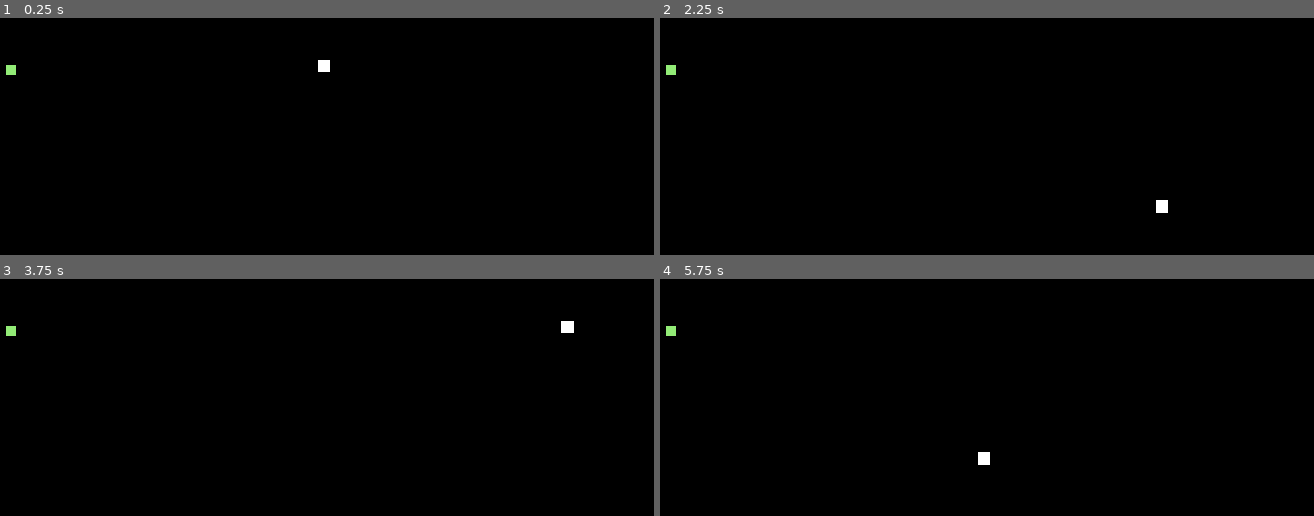
Above: before the commit, frames 1-4 (two rows, left to right).
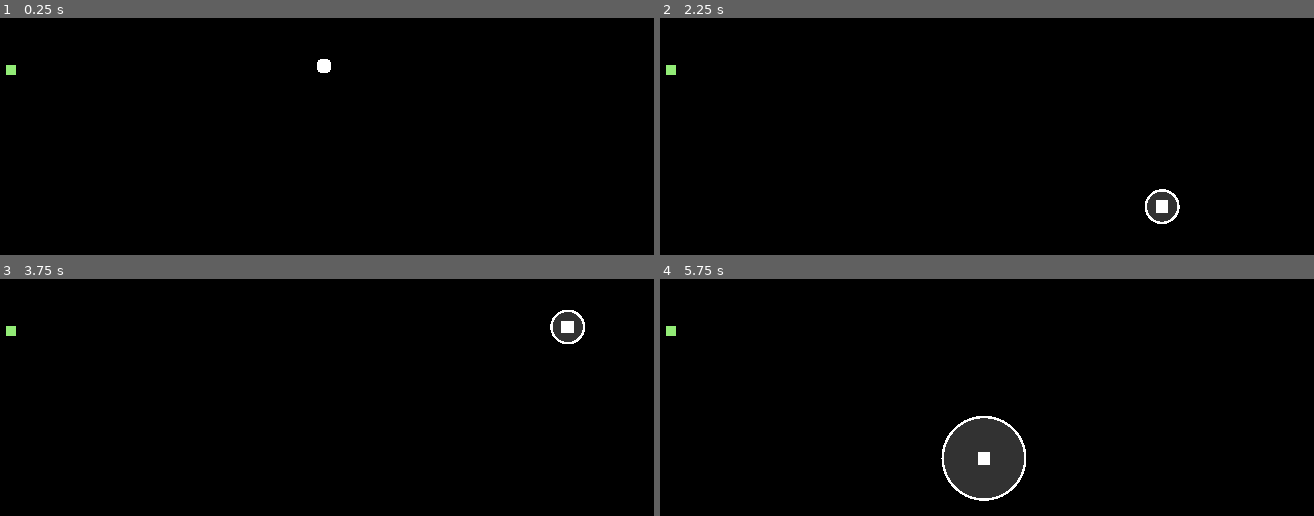
Above: after the commit, the same moments.

Repository: Lunatic-Games/crypt-keeper
Game: Godot game, scene res://arena/arena.tscn
The game is run twice, just before and just after one commit, with the same random seed, the same clock (stepped at 60 frames per second) and the same inputs.
Inputs:
- Up to frame 1 (0.25 s): no input
- Up to frame 2 (2.25 s): tap Enter at 0.5 s; hold D (move_right) 0.53-1.28 s; hold Space (select) 0.53-1.28 s; hold S (move_down) 1.28-2.03 s; tap Space (select) at 1.35 s; hold D (move_right) from 2.03 s (still down); hold Space (select) from 2.03 s (still down)
- Up to frame 3 (3.75 s): release D (move_right) at 2.78 s; release Space (select) at 2.78 s; hold W (move_up) 2.78-3.53 s; tap Space (select) at 2.85 s; hold A (move_left) from 3.53 s (still down); hold Space (select) from 3.53 s (still down)
- Up to frame 4 (5.75 s): release Space (select) at 4.28 s; tap Space (select) at 4.35 s; release A (move_left) at 5.03 s; hold S (move_down) from 5.03 s (still down); hold Space (select) from 5.03 s (still down)

The runs differ from the first frame. In frame 1, less than 0.1% of the frame differs, in the area x 48-51%, y 17-24%; in frame 2, 0.5%; in frame 3, 0.5%; in frame 4, 3.6%, in the area x 42-56%, y 57-94%.

Commit message:
Select area visual

Diff:
--- a/player/player.gd
+++ b/player/player.gd
@@ -3,7 +3,7 @@
 const SPEED = 150
 
 
-func _physics_process(_delta):
+func _physics_process(delta):
 	var movement = Vector2()
 	if Input.is_action_pressed("move_up"):
 		movement.y -= 1
@@ -15,4 +15,15 @@
 		movement.x -= 1
 	movement = movement.normalized() * SPEED
 
+	handle_select(delta)
+
 	var _ret =  move_and_slide(movement)
+
+
+func handle_select(delta):
+	if Input.is_action_pressed("select"):
+		$SelectArea.visible = true
+		$SelectArea.increase(delta)
+	if Input.is_action_just_released("select"):
+		$SelectArea.visible = false
+		$SelectArea.reset()
--- a/player/player.tscn
+++ b/player/player.tscn
@@ -1,12 +1,10 @@
 [gd_scene load_steps=4 format=2]
 
 [ext_resource path="res://player/player.gd" type="Script" id=1]
+[ext_resource path="res://player/select_area.tscn" type="PackedScene" id=2]
 
 [sub_resource type="RectangleShape2D" id=1]
 extents = Vector2( 5, 5 )
-
-[sub_resource type="RectangleShape2D" id=2]
-extents = Vector2( 11.3137, 11.3137 )
 
 [node name="Player" type="KinematicBody2D" groups=[
 "player",
@@ -25,16 +23,4 @@
 "_edit_use_anchors_": false
 }
 
-[node name="Area2D" type="Area2D" parent="."]
-visible = false
-
-[node name="CollisionShape2D" type="CollisionShape2D" parent="Area2D"]
-rotation = 0.785398
-shape = SubResource( 2 )
-
-[node name="Line2D" type="Line2D" parent="Area2D"]
-points = PoolVector2Array( 0, -16, 8, -8, 16, 0, 8, 8, 0, 16, -8, 8, -16, 0, -8, -8, 0, -16 )
-width = 2.0
-default_color = Color( 1, 1, 1, 1 )
-begin_cap_mode = 1
-end_cap_mode = 1
+[node name="SelectArea" parent="." instance=ExtResource( 2 )]
--- /dev/null
+++ b/player/select_area.gd
@@ -0,0 +1,22 @@
+extends Area2D
+
+const MIN_SIZE = 5.0
+const MAX_SIZE = 100.0
+const INCREASE_SPEED = 40.0
+
+var radius = MIN_SIZE
+
+
+func _draw():
+	draw_circle(Vector2(0, 0), radius, Color(1.0, 1.0, 1.0, 0.2))
+	draw_arc(Vector2(0, 0), radius, 0, 2*PI, 400, Color(1.0, 1.0, 1.0), 2.0)
+
+
+func increase(delta):
+	radius = min(radius + INCREASE_SPEED * delta, MAX_SIZE)
+	$CollisionShape2D.shape.radius = radius
+	update()
+
+
+func reset():
+	radius = MIN_SIZE
--- /dev/null
+++ b/player/select_area.tscn
@@ -0,0 +1,12 @@
+[gd_scene load_steps=3 format=2]
+
+[ext_resource path="res://player/select_area.gd" type="Script" id=1]
+
+[sub_resource type="CircleShape2D" id=1]
+
+[node name="SelectArea" type="Area2D"]
+script = ExtResource( 1 )
+
+[node name="CollisionShape2D" type="CollisionShape2D" parent="."]
+rotation = 0.785398
+shape = SubResource( 1 )
